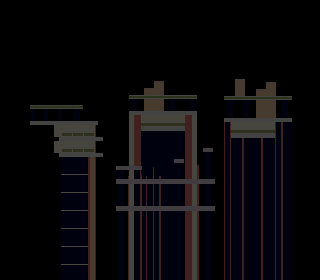
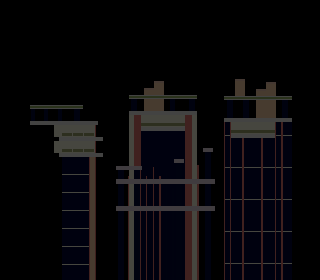
Layered file, before and after one edit (w=320, h=280). Changes by layer:
removed layer "Sichtbar#3" over [61, 135, 292, 280]
showed "Sichtbar", painted on it over [61, 135, 292, 280]
painted on "concrete_bg" over [61, 135, 292, 265]
painted on "window_fassade" over [61, 157, 89, 280]
painted on "middleverticallights" over [141, 174, 142, 280]
painted on "vertical_lights" over [88, 157, 89, 280]
